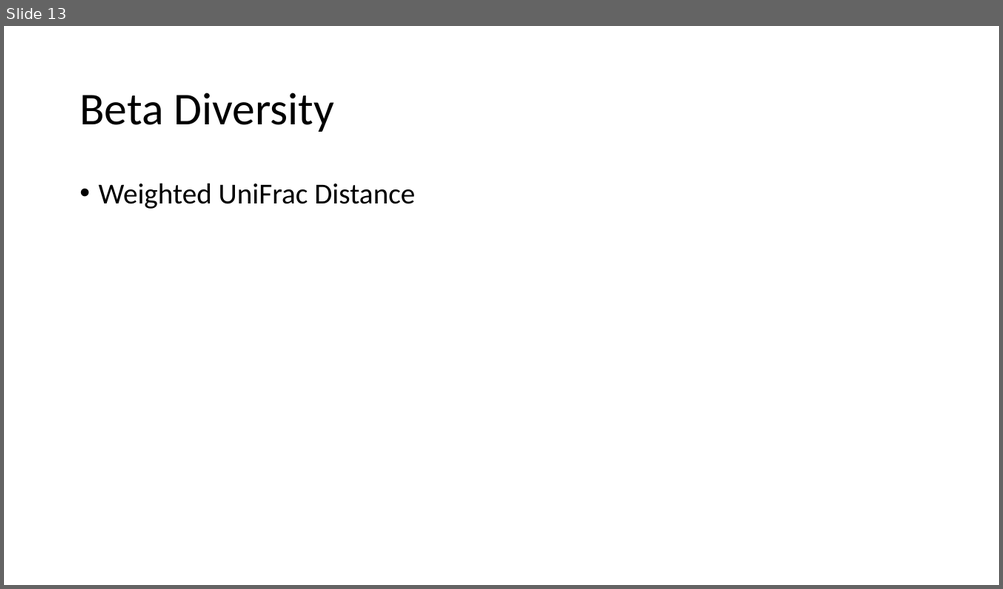
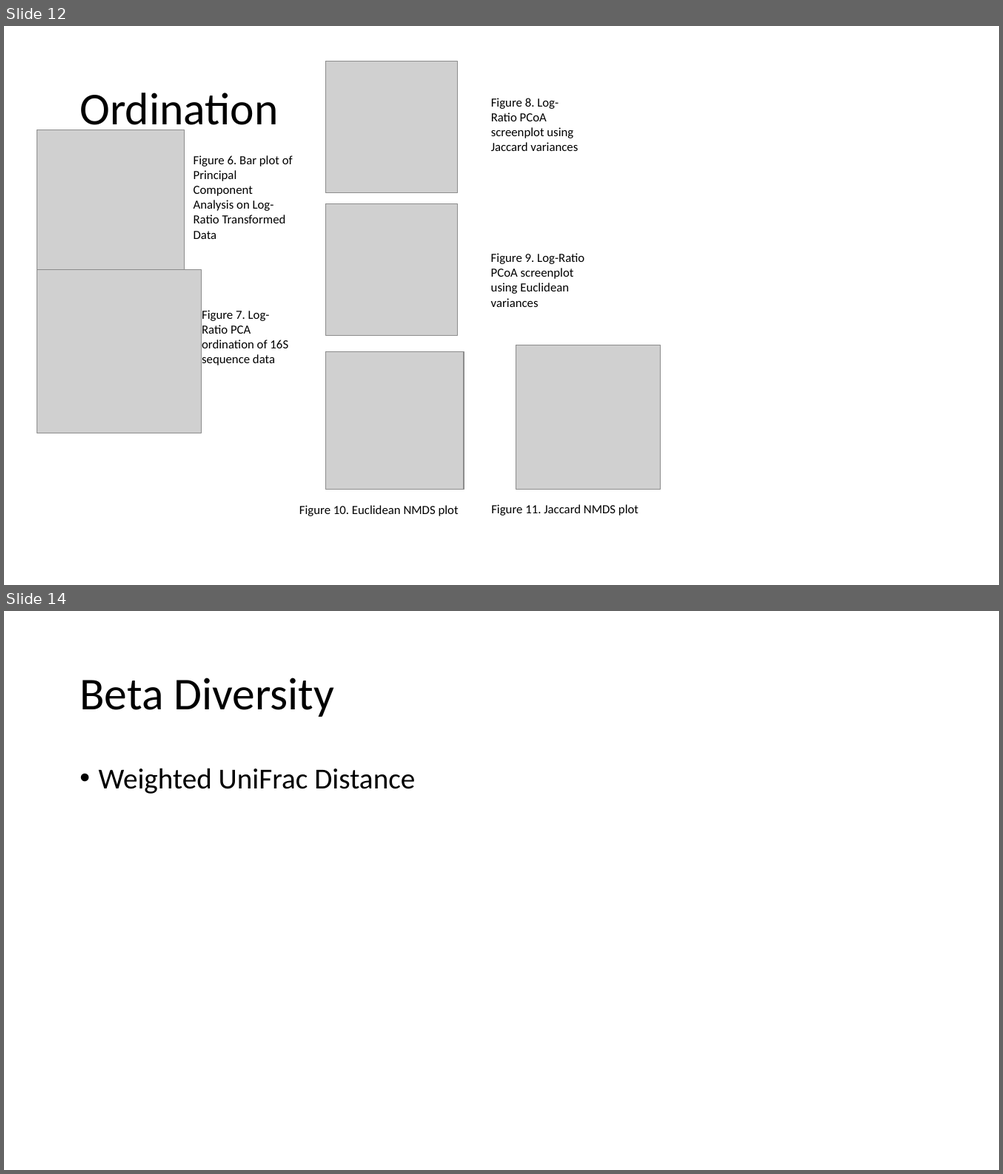
Before and after one commit to amysolman/PhD, a slide deck: Projects/Chapter1/community-assembly.pptx. Shown one above the other, each under a label of ours: slide 13 before the commit, slides 12 and 14 after it; the slides between them are not shown. The pictures are 1003x589 and 1003x1174 pixels, drawn with LibreOffice and Linux fonts; fonts in the diff are those of the drawing; grey boxes stand for pictures. Boxes give left, top, right and bottom in pixels: in the first picture for what was removed or moved away, otherwise in the second. Text is boxed around its words. In the diff, an @@ line names an element or a change of style, - is before the commit and + after.

```diff
--- a/Projects/Chapter1/community-assembly.pptx
+++ b/Projects/Chapter1/community-assembly.pptx
@@ slide 12 added at (x1=4, y1=26, x2=999, y2=585), background #FFFFFF @@
@@ picture added at (x1=326, y1=61, x2=458, y2=193) @@
@@ title added at (x1=79, y1=93, x2=278, y2=136), 44 pt, text #000000 @@
+Ordination
@@ text added at (x1=491, y1=98, x2=578, y2=151), 12 pt, text #000000 @@
+Figure 8. Log-Ratio PCoA screenplot using Jaccard variances
@@ picture added at (x1=37, y1=130, x2=184, y2=278) @@
@@ text added at (x1=193, y1=156, x2=293, y2=239), 12 pt, text #000000 @@
+Figure 6. Bar plot of Principal Component Analysis on Log-Ratio Transformed Data
@@ picture added at (x1=326, y1=204, x2=458, y2=335) @@
@@ text added at (x1=491, y1=253, x2=584, y2=307), 12 pt, text #000000 @@
+Figure 9. Log-Ratio PCoA screenplot using Euclidean variances
@@ picture added at (x1=37, y1=270, x2=201, y2=434) @@
@@ text added at (x1=202, y1=310, x2=288, y2=366), 12 pt, text #000000 @@
+Figure 7. Log-Ratio PCA ordination of 16S sequence data
@@ picture added at (x1=326, y1=352, x2=464, y2=490) @@
@@ picture added at (x1=516, y1=346, x2=660, y2=489) @@
@@ text added at (x1=299, y1=506, x2=458, y2=517), 12 pt, text #000000 @@
+Figure 10. Euclidean NMDS plot
@@ text added at (x1=491, y1=505, x2=638, y2=516), 12 pt, text #000000 @@
+Figure 11. Jaccard NMDS plot
@@ what was slide 13 is now slide 14 @@
```
Also in this commit, not shown: 1 slide changed, 4 other slides added, 2 slides removed, 38 other files.
